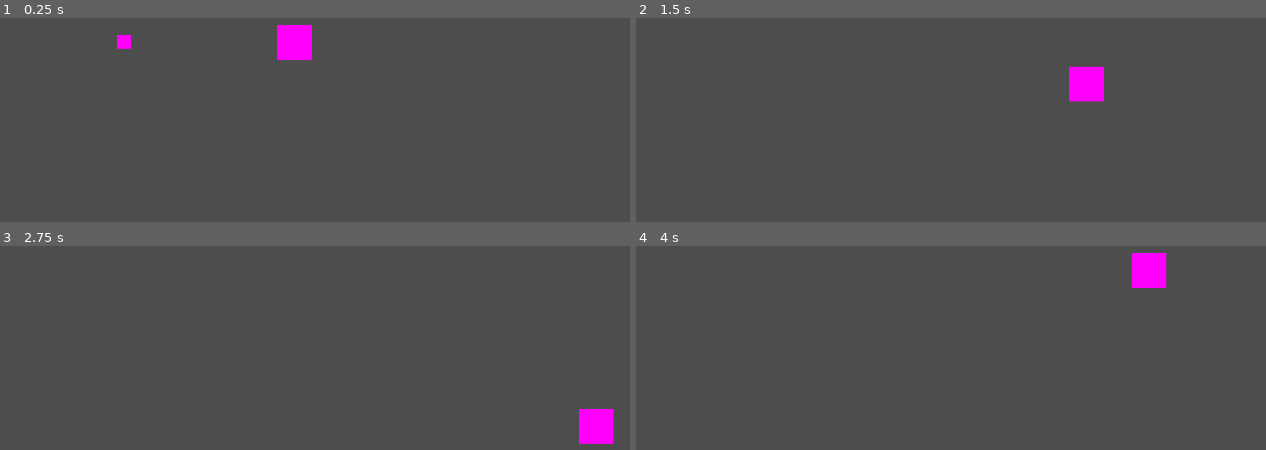
Above: before the commit, frames 1-4 (two rows, left to right).
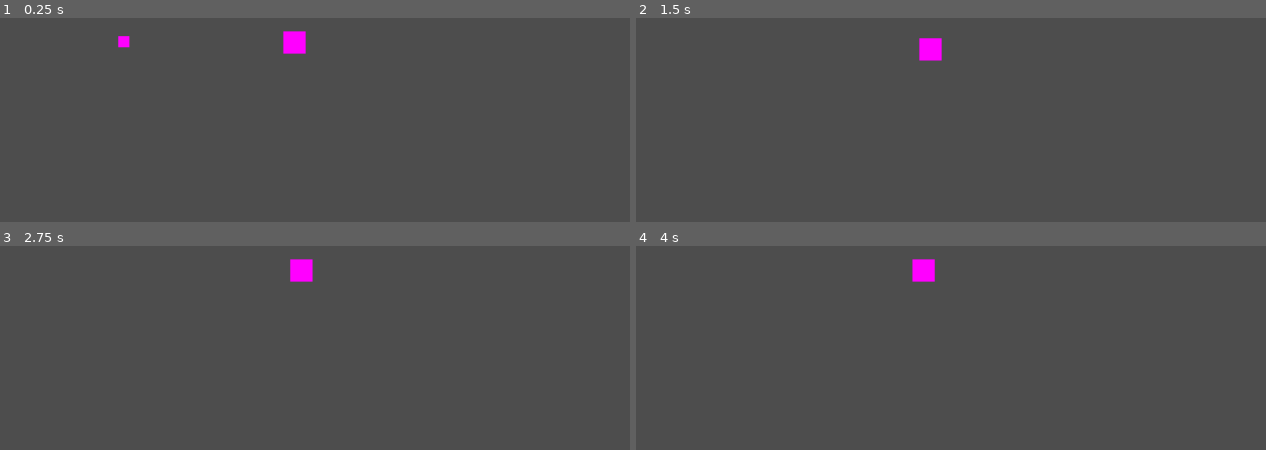
Above: after the commit, the same moments.

Repository: benfrankel/godot-wild-jam-63
Game: Godot game, scene res://scenes/level.tscn
Same seed, same stepped clock (60 frames per second), same inputs: the game is played once before the commit and once after it.
Inputs:
- Up to frame 1 (0.25 s): no input
- Up to frame 2 (1.5 s): hold Right (right) 0.53-1.28 s; hold Down (down) from 1.28 s (still down)
- Up to frame 3 (2.75 s): release Down (down) at 2.03 s; hold Right (right) from 2.03 s (still down)
- Up to frame 4 (4 s): release Right (right) at 2.78 s; hold Up (up) 2.78-3.53 s; hold Left (left) from 3.53 s (still down)

The runs differ from the first frame. In frame 1, 0.7% of the frame differs, in the area x 18-50%, y 3-21%; in frame 2, 1.4%; in frame 3, 1.4%; in frame 4, 1.4%, in the area x 43-85%, y 3-21%.

Commit message:
Make camera follow player

Diff:
--- a/scenes/level.tscn
+++ b/scenes/level.tscn
@@ -1,13 +1,17 @@
-[gd_scene load_steps=3 format=3 uid="uid://cgl13oui8i8l7"]
+[gd_scene load_steps=4 format=3 uid="uid://cgl13oui8i8l7"]
 
 [ext_resource type="PackedScene" uid="uid://cy55kyr0fh46x" path="res://scenes/player/player.tscn" id="1_c1ec3"]
+[ext_resource type="Script" path="res://scripts/camera.gd" id="1_pxs3d"]
 [ext_resource type="PackedScene" uid="uid://iw88my1p5ejp" path="res://scenes/projectile.tscn" id="2_gnusw"]
 
 [node name="Level" type="Node2D"]
 
-[node name="MainCamera" type="Camera2D" parent="."]
+[node name="Player" parent="." instance=ExtResource("1_c1ec3")]
 
-[node name="Player" parent="." instance=ExtResource("1_c1ec3")]
+[node name="MainCamera" type="Camera2D" parent="." node_paths=PackedStringArray("target")]
+script = ExtResource("1_pxs3d")
+follow_rate = Vector2(20, 20)
+target = NodePath("../Player")
 
 [node name="Projectile" parent="." instance=ExtResource("2_gnusw")]
 position = Vector2(-446, -1)
--- a/scenes/player/player.tscn
+++ b/scenes/player/player.tscn
@@ -3,10 +3,10 @@
 [ext_resource type="Script" path="res://scenes/player/player.gd" id="1_vexnj"]
 
 [sub_resource type="PlaceholderTexture2D" id="PlaceholderTexture2D_mv100"]
-size = Vector2(50, 50)
+size = Vector2(32, 32)
 
 [sub_resource type="RectangleShape2D" id="RectangleShape2D_n1lhx"]
-size = Vector2(50, 50)
+size = Vector2(32, 32)
 
 [node name="Player" type="CharacterBody2D"]
 script = ExtResource("1_vexnj")
--- a/scenes/projectile.tscn
+++ b/scenes/projectile.tscn
@@ -3,9 +3,10 @@
 [ext_resource type="Script" path="res://scenes/projectile.gd" id="1_n7p07"]
 
 [sub_resource type="PlaceholderTexture2D" id="PlaceholderTexture2D_e0qnb"]
-size = Vector2(20, 20)
+size = Vector2(16, 16)
 
 [sub_resource type="RectangleShape2D" id="RectangleShape2D_1ri2h"]
+size = Vector2(16, 16)
 
 [node name="Projectile" type="Area2D"]
 script = ExtResource("1_n7p07")
--- /dev/null
+++ b/scripts/camera.gd
@@ -0,0 +1,17 @@
+extends Camera2D
+
+
+@export
+var follow_rate: Vector2
+@export
+var target: Node2D
+
+
+func _ready():
+	self.global_position = self.target.global_position
+
+
+func _process(delta: float):
+	var follow := (delta * self.follow_rate).clamp(Vector2.ZERO, Vector2.ONE)
+	var displacement := self.target.global_position - self.global_position
+	self.global_position += follow * displacement
